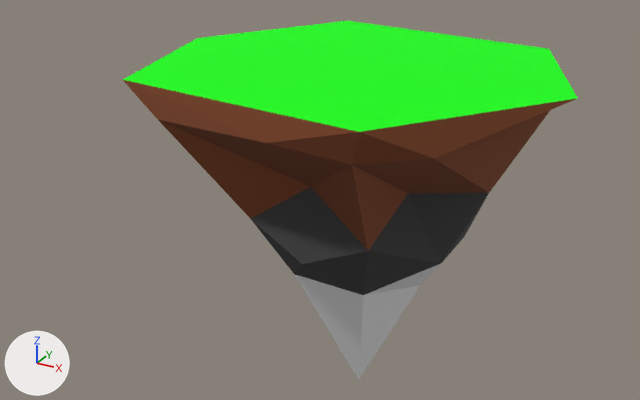
Two versions of the OBJ model assets/islands/island_forest.obj, one commit apart.
Camera for both pictures: a camera (50 mm lens) standing at (10.41, -17.22, 4.91) and looking at (1.85, -1.66, -2.87). Arrows for +X, +Y and +Z are at lower left; the lights stay in place. Where no turn or scale is listed for an object, it has been applied to the vertices.

Before the edit, the objects in view are built like this:
```python
me_icosphere = bpy.data.meshes.new('Icosphere')
me_icosphere.from_pydata(...)  # 42 vertices, 80 faces; spans x -1.87..7.04, y -4.91..2.53, z -7.48..0.14
# faces by material slot: [6, 34, 27, 13]
me_icosphere.materials.append(mat_green)  # green #00ff00
me_icosphere.materials.append(mat_brown)  # brown #7c4325
me_icosphere.materials.append(mat_grey)  # black #403f3f
me_icosphere.materials.append(mat_black)  # white #e7e7e7
ob_icosphere = bpy.data.objects.new('Icosphere', me_icosphere)
ob_icosphere.location = (0.0, 0.0, 0.0)
```
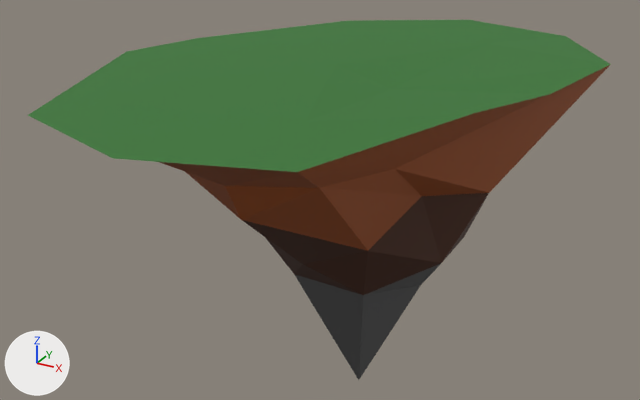
What differs and where, as boxes [x1, y1, x2, y2] in the pictures (640 x 400 px):
'Icosphere', reshaped (28% wider): before [123, 21, 578, 380]; after [28, 20, 611, 380]
part 1 of me_icosphere, built on: before [123, 21, 578, 158]; after [28, 20, 611, 186]
part 2 of me_icosphere, recoloured: before [159, 110, 550, 250]; after [186, 65, 610, 251]
part 3 of me_icosphere, recoloured: before [250, 187, 489, 295]; after [242, 193, 489, 295]
part 4 of me_icosphere, recoloured (grey to black): [294, 264, 440, 380] in both

The edits, one by one:
Material 'Dirt_Lower' (mat_dirt_lower) is new.
Its base color is (0.0586, 0.0172, 0.00532) (brown #442310).
Its roughness is 0.69.
Material 'Grass' (mat_grass) is new.
Its base color is (0.0462, 0.185, 0.041) (dark green #3d7739).
Its roughness is 1.0.
Material 'Dirt_Upper' (mat_dirt_upper) is new.
Its base color is (0.294, 0.0658, 0.00651) (brown #944913).
Its roughness is 0.69.
Material 'Stone_Lower' (mat_stone_lower) is new.
Its base color is (0.0886, 0.0886, 0.0886) (dark grey #545454).
Its roughness is 0.69.
me_icosphere is used by ob_icosphere; location (0.0, 0.0, 0.0).
me_icosphere had 42 vertices, 80 faces and spanned x -1.87..7.04, y -4.91..2.53, z -7.48..0.14.
me_icosphere no longer uses material mat_green (green #00ff00).
me_icosphere now has 53 vertices, 97 faces and spans x -2.47..7.11, y -7.76..4.18, z -7.48..0.23.
Part 1, on me_icosphere:
4 vertices are removed from x -1.08..7.04, y -4.33..2.28, z 0.06..0.14.
17 faces are deleted.
12 vertices move from x -1.17..6.31, y -4.91..2.36, z -1.95..0.12 to x -1.74..7.11, y -6.92..3.22, z -1.95..0.23.
15 vertices are added at x -2.47..6.52, y -7.76..4.18, z 0.04..0.14.
24 new faces join them, mat_grass (dark green #3d7739).
10 new faces join them, mat_dirt_upper (brown #934913).
me_icosphere part 2: 23 faces spanning x -1.87..7.11, y -6.92..3.22, z -2.8..0.23 switch from mat_brown (brown #7c4325) to mat_dirt_upper (brown #934913).
me_icosphere part 3: 27 faces spanning x 0.2..5.52, y -5.64..1.73, z -4.52..-1.44 switch from mat_grey (black #403f3f) to mat_dirt_lower (brown #442310).
me_icosphere part 4: 13 faces spanning x 0.51..4.92, y -2.76..1.16, z -7.48..-3.16 switch from mat_black (white #e7e7e7) to mat_stone_lower (dark grey #545454).
me_icosphere now uses material mat_grass (dark green #3d7739).
